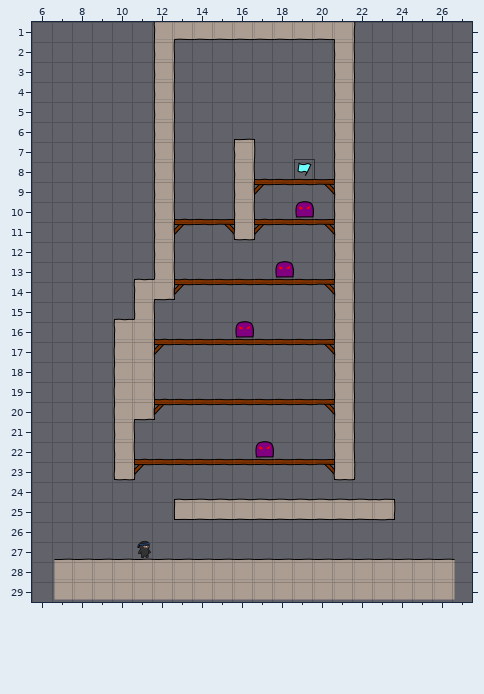
Tiled map: levelconverter/maps/n5.tmx. Above: the version before the commit.
Cells are 40x40 px. Shown: x 6..27, y 1..29. The old version is drawn lined up with the new one.
Now the later version:
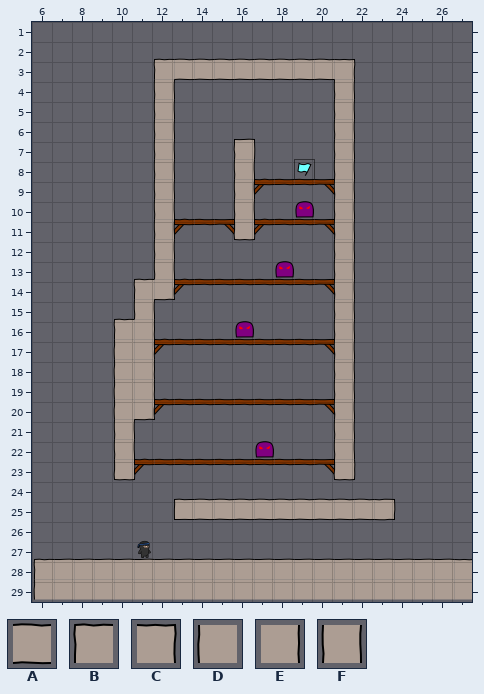
Key: from "tiles6_gapped": A 1, B 6, C 8, D 12, E 14, F 15.
_ is an empty cell, . an unchanged one.
Difference:
map size 22x30 -> 32x30 cells (old content now starts at 5,0; both pictures use the new coordinates)
--- layer "bg"
@@ x 12..21 @@
- 1 BAAAAAAAAC
- 2 F........F
- 3 F________F
+ 1 __________
+ 2 _........_
+ 3 BAAAAAAAAC
@@ x 6..27 @@
-28 _...................._
-29 _...................._
+28 B....................C
+29 D....................E
Boxes around the changes in both pictures, in picture pixels (x1, y1, x2, y2):
changed: (153, 22, 356, 81)
added: (33, 558, 55, 600)
added: (454, 559, 472, 600)
